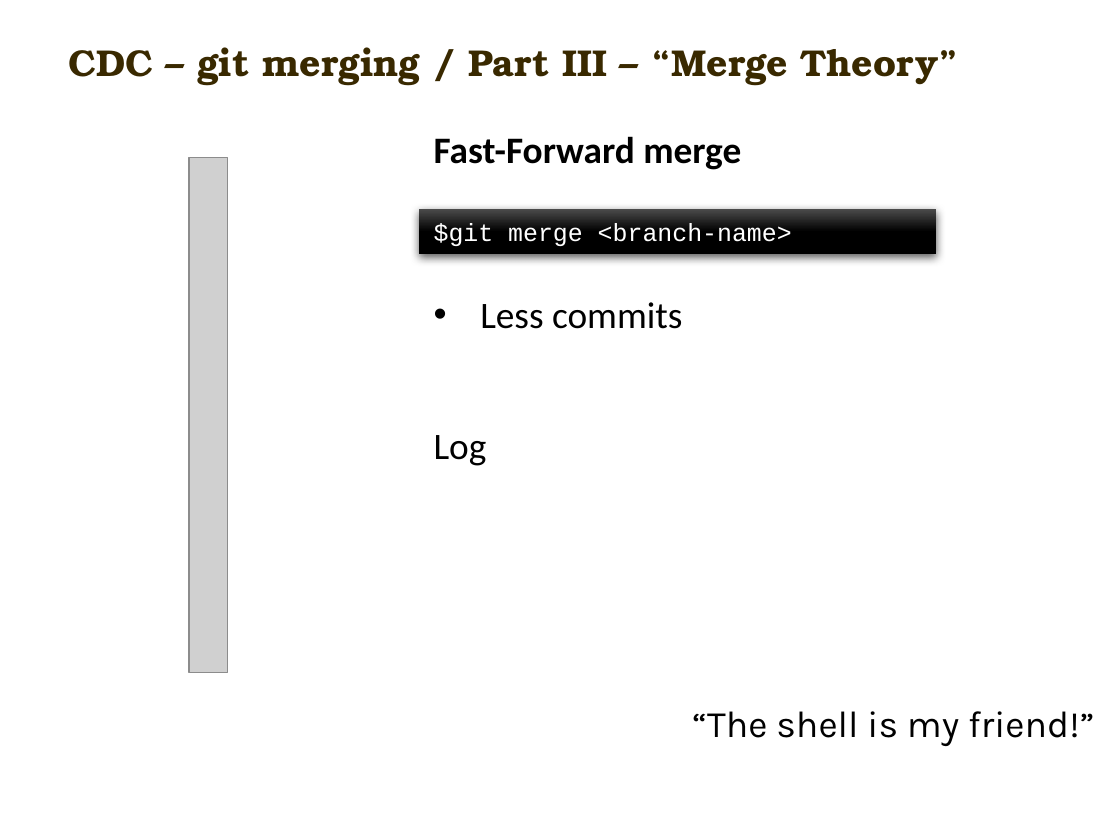
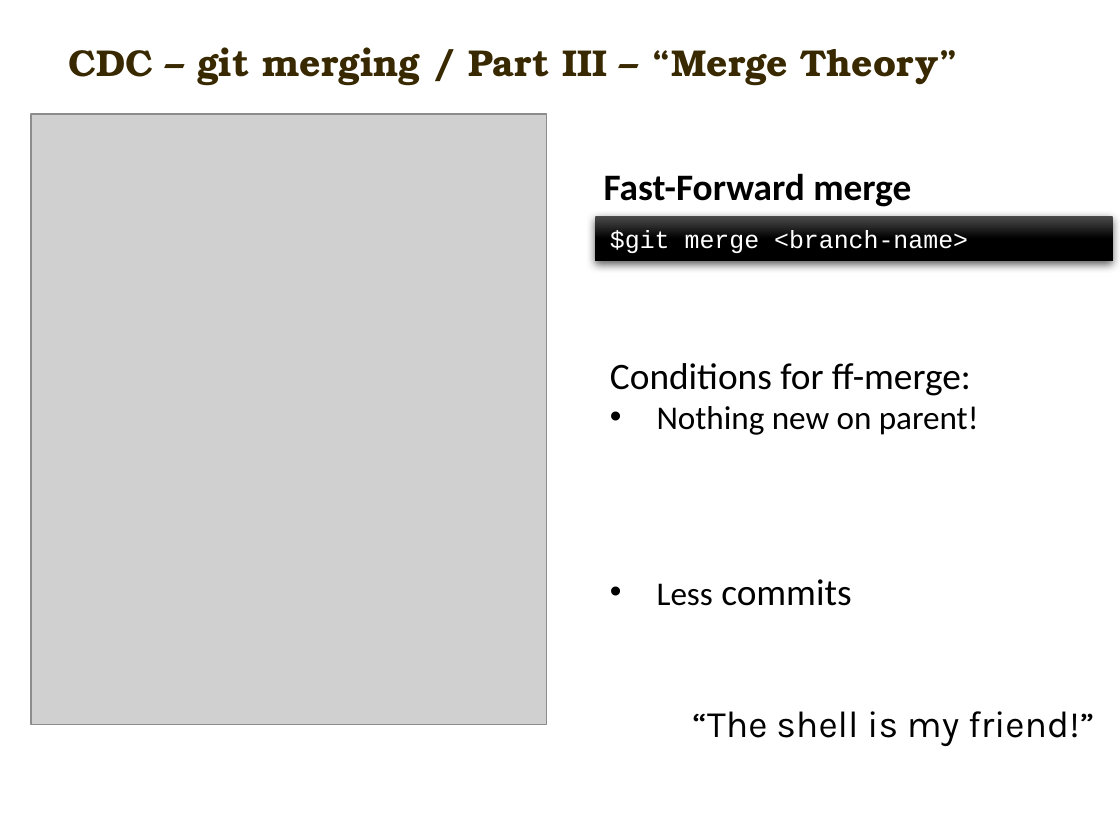
Before and after one commit to carlmitrais/wisdom, a slide deck: slide 12 of cdc_git_ws1.pptx (slide 13 before the commit). Drawn at 1120x840 pixels with LibreOffice and Linux fonts; fonts in the diff are those of the drawing; grey boxes stand for pictures; background and template pictures are left out. Boxes give left, top, right and bottom in pixels: in the first picture for what was removed or moved away, otherwise in the second. Text is boxed around its words. In the diff, an @@ line names an element or a change of style, - is before the commit and + after.

Commit message:
changed workflow to basic merge and took rebase as additional

```diff
--- a/cdc_git_ws1.pptx
+++ b/cdc_git_ws1.pptx
@@ picture added at <box>31,115,547,726</box> @@
@@ picture removed at <box>190,158,228,673</box> @@
@@ text "Fast-Forward merge": place and size @@
-text "Fast-Forward merge" at <box>434,136,741,170</box>
+text "Fast-Forward merge" at <box>604,173,911,207</box>
@@ rectangle "$git merge <branch-name>": place and size @@
-rectangle "$git merge <branch-name>" at <box>420,209,936,254</box>
+rectangle "$git merge <branch-name>" at <box>596,217,1113,261</box>
@@ text added at <box>610,363,979,435</box>, 18 pt, text #000000 @@
+Conditions for ff-merge:
+• Nothing new on parent!
@@ text removed at <box>434,435,487,466</box> @@
-Log
@@ text "Less commits": place and size @@
-text "Less commits" at <box>480,302,682,329</box>
+text "Less commits" at <box>657,579,851,606</box>
@@ text "Less commits" at <box>657,579,851,606</box>: size 18 to 16 pt in "Less" @@
```
Also in this commit, not shown: 12 other slides changed, 2 slides added.
